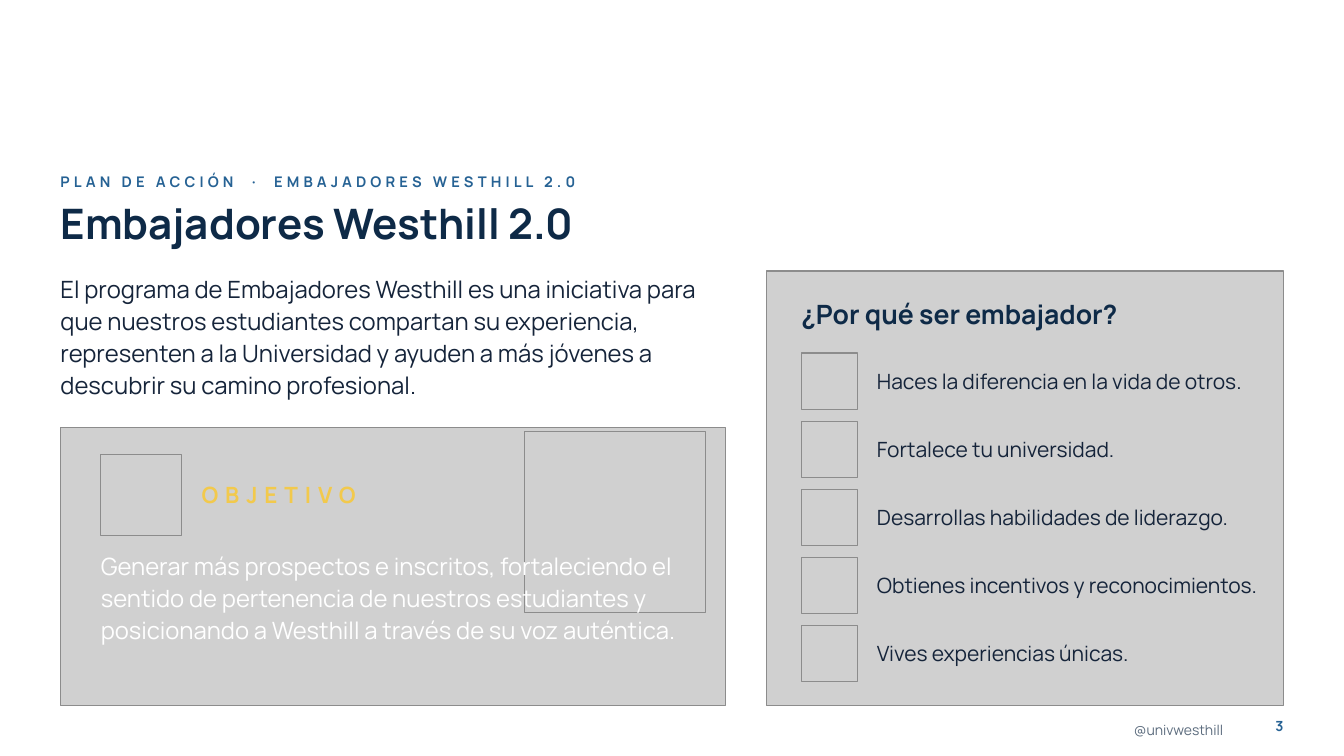
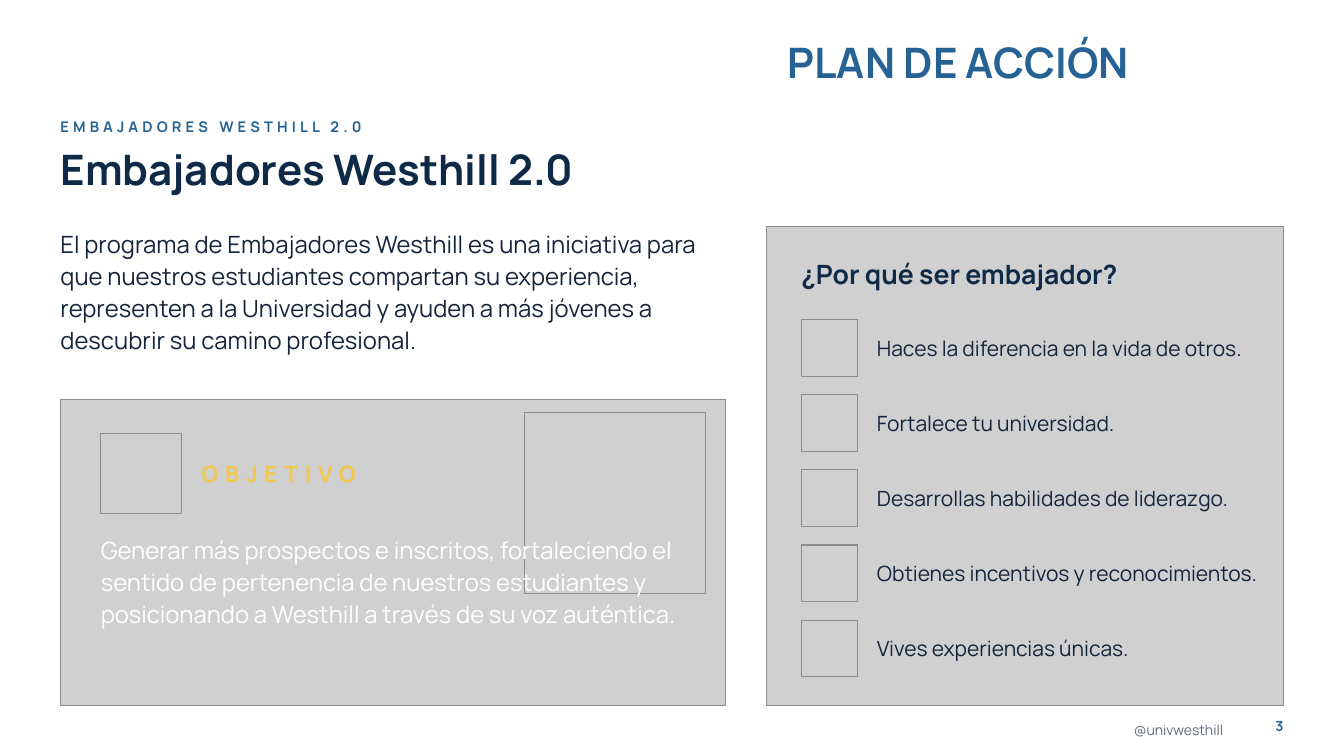
Before and after one commit to dnmcamiloedson-arch/EdUW, a slide deck: slide 3 of presentaciones/Plan_de_Accion_Embajadores_Westhill_2027.pptx. Drawn at 1344x756 pixels with LibreOffice and Linux fonts; fonts in the diff are those of the drawing; grey boxes stand for pictures; background and template pictures are left out. Boxes give left, top, right and bottom in pixels: in the first picture for what was removed or moved away, otherwise in the second. Text is boxed around its words. In the diff, an @@ line names an element or a change of style, - is before the commit and + after.

```diff
--- a/presentaciones/Plan_de_Accion_Embajadores_Westhill_2027.pptx
+++ b/presentaciones/Plan_de_Accion_Embajadores_Westhill_2027.pptx
@@ text added at bbox=[788, 39, 1129, 79], 30 pt, text #266294, bold @@
+PLAN DE ACCIÓN
@@ title "Embajadores Westhill 2.0": place and size @@
-title "Embajadores Westhill 2.0" at bbox=[60, 208, 573, 249]
+title "Embajadores Westhill 2.0" at bbox=[60, 154, 573, 195]
@@ text at bbox=[60, 121, 361, 133]: text changed @@
-PLAN DE ACCIÓN · EMBAJADORES WESTHILL 2.0
+EMBAJADORES WESTHILL 2.0
@@ text "El programa de Embajadores Westhill ...": place and size @@
-text "El programa de Embajadores Westhill ..." at bbox=[60, 280, 696, 400]
+text "El programa de Embajadores Westhill ..." at bbox=[60, 235, 696, 355]
@@ picture: place and size @@
-picture at bbox=[766, 271, 1284, 706]
+picture at bbox=[766, 227, 1284, 706]
@@ text "¿Por qué ser embajador?": place and size @@
-text "¿Por qué ser embajador?" at bbox=[801, 302, 1117, 331]
+text "¿Por qué ser embajador?" at bbox=[801, 262, 1117, 291]
@@ picture: place and size @@
-picture at bbox=[802, 353, 858, 409]
+picture at bbox=[802, 320, 858, 376]
@@ text "Haces la diferencia en la ...": place and size @@
-text "Haces la diferencia en la ..." at bbox=[877, 373, 1242, 390]
+text "Haces la diferencia en la ..." at bbox=[877, 340, 1242, 357]
@@ picture: place and size @@
-picture at bbox=[60, 427, 726, 706]
+picture at bbox=[60, 399, 726, 706]
@@ picture: place and size @@
-picture at bbox=[802, 421, 858, 478]
+picture at bbox=[802, 395, 858, 452]
@@ text "Fortalece tu universidad.": place and size @@
-text "Fortalece tu universidad." at bbox=[877, 441, 1114, 458]
+text "Fortalece tu universidad." at bbox=[877, 415, 1114, 432]
@@ 3 pictures: place and size @@
-3 pictures at bbox=[101, 432, 858, 613]
+3 pictures at bbox=[101, 412, 858, 594]
@@ text "OBJETIVO": place and size @@
-text "OBJETIVO" at bbox=[202, 486, 356, 504]
+text "OBJETIVO" at bbox=[202, 465, 356, 483]
@@ text "Desarrollas habilidades de liderazgo.": place and size @@
-text "Desarrollas habilidades de liderazgo." at bbox=[877, 509, 1228, 531]
+text "Desarrollas habilidades de liderazgo." at bbox=[877, 490, 1228, 512]
@@ text "Generar más prospectos e inscritos, ...": place and size @@
-text "Generar más prospectos e inscritos, ..." at bbox=[101, 554, 675, 644]
+text "Generar más prospectos e inscritos, ..." at bbox=[101, 538, 675, 628]
@@ picture: place and size @@
-picture at bbox=[802, 558, 858, 614]
+picture at bbox=[802, 545, 858, 602]
@@ text "Obtienes incentivos y reconocimientos.": place and size @@
-text "Obtienes incentivos y reconocimientos." at bbox=[877, 577, 1257, 598]
+text "Obtienes incentivos y reconocimientos." at bbox=[877, 565, 1257, 586]
@@ picture: place and size @@
-picture at bbox=[802, 625, 858, 682]
+picture at bbox=[802, 620, 858, 677]
@@ text "Vives experiencias únicas.": place and size @@
-text "Vives experiencias únicas." at bbox=[877, 644, 1128, 666]
+text "Vives experiencias únicas." at bbox=[877, 639, 1128, 661]
```
Also in this commit, not shown: 9 other slides changed.
